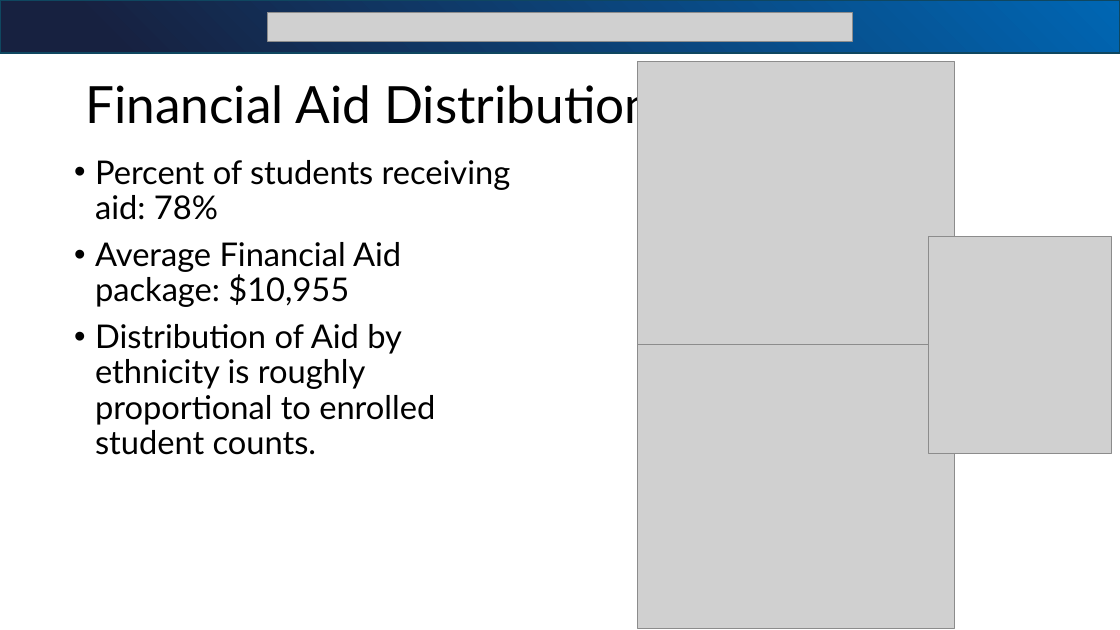
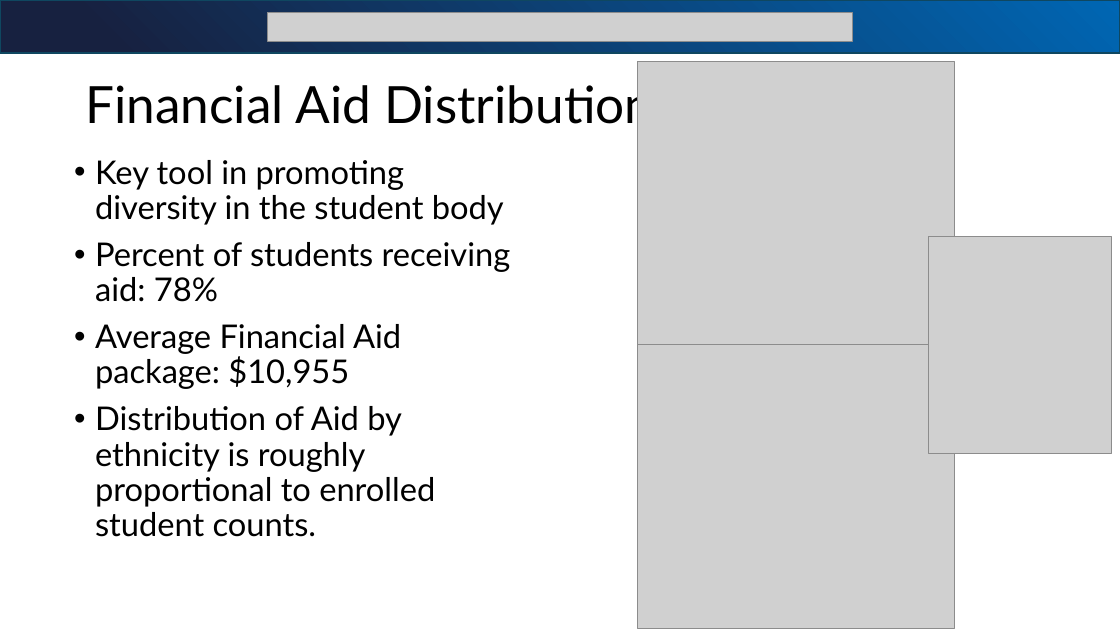
Before and after one commit to bjjefferies/bia_sr_sem_presentation, a slide deck: slide 8 of BIA_SEM_Presentation1.pptx. Drawn at 1120x630 pixels with LibreOffice and Linux fonts; fonts in the diff are those of the drawing; grey boxes stand for pictures. Boxes give left, top, right and bottom in pixels: in the first picture for what was removed or moved away, otherwise in the second. Text is boxed around its words. In the diff, an @@ line names an element or a change of style, - is before the commit and + after.

```diff
--- a/BIA_SEM_Presentation1.pptx
+++ b/BIA_SEM_Presentation1.pptx
@@ text at (95,160,504,225): paragraph added @@
+• Key tool in promoting diversity in the student body
```
Also in this commit, not shown: 1 other slide changed, 3 slides added, 5 other files.
